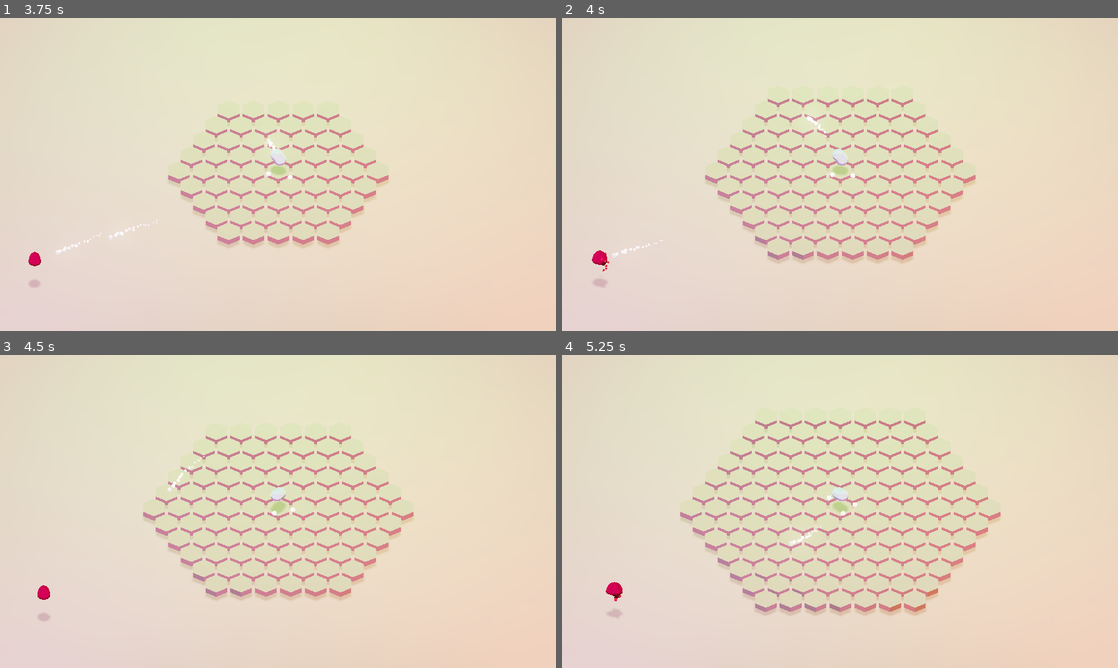
Above: before the commit, frames 1-4 (two rows, left to right).
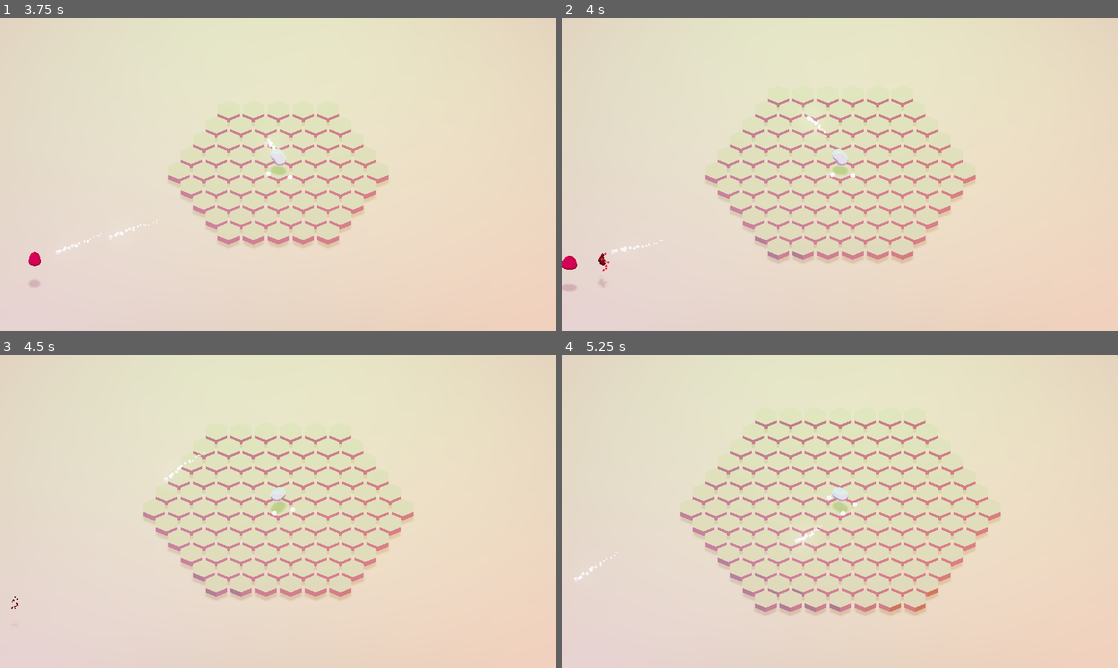
Above: after the commit, the same moments.

Repository: Trixxo/3dpix
Game: Godot game, scene res://Main.tscn
The game is run twice, just before and just after one commit, with the same random seed, the same clock (stepped at 60 frames per second) and the same inputs.
Inputs (mouse positions are in pixels of both pictures, inside the frame that each line leads up to):
- Up to frame 1 (3.75 s): tap Enter at 0.5 s; move the mouse to (400, 158) at 0.52 s; press the mouse at (400, 158) at 0.53 s; tap Space at 0.77, 1.52, 3.02 s; move the mouse to (166, 190) at 1.27 s; release the mouse at (166, 190) at 1.28 s; click (166, 190) at 1.35 s; move the mouse to (333, 105) at 2.02 s; press the mouse at (333, 105) at 2.03 s; move the mouse to (250, 237) at 2.77 s; release the mouse at (250, 237) at 2.78 s; click (250, 237) at 2.85 s; move the mouse to (444, 221) at 3.52 s; press the mouse at (444, 221) at 3.53 s
- Up to frame 2 (4 s): tap Space at 3.77 s
- Up to frame 3 (4.5 s): move the mouse to (111, 464) at 4.27 s; release the mouse at (111, 464) at 4.28 s; click (111, 464) at 4.35 s
- Up to frame 4 (5.25 s): tap Space at 4.52 s; move the mouse to (867, 511) at 5.02 s; press the mouse at (867, 511) at 5.03 s

Frame 1 is identical in both runs. In frame 2, 0.3% of the frame differs, in the area x 0-47%, y 31-88%; in frame 3, 0.2%; in frame 4, 0.3%.

Commit message:
add knockback tower

Diff:
--- a/GlobalVars.gd
+++ b/GlobalVars.gd
@@ -1,16 +1,22 @@
 extends Node
-
-var attack_speed = 1.0 setget set_attack_speed
 
 var enemy_health = 5 setget set_enemy_health
 
+# projectile related
+var attack_speed = 1.0 setget set_attack_speed
 var projectile_damage = 1 setget set_projectile_damage
+var knockback_force = 5.0 setget set_knockback_force
 
+# experience
 var experience = 0 setget set_experience
-
 var experience_sentinels = 1 setget set_experience_sentinels
 
+
 signal update
+
+func set_knockback_force(val):
+    knockback_force = val
+    emit_signal("update")
 
 func set_attack_speed(val):
     attack_speed = val
--- a/Projectile/Projectile.gd
+++ b/Projectile/Projectile.gd
@@ -48,6 +48,9 @@
     sphere_explosion.get_node("Particles2").emitting = true
     var vec_to_target = target.global_transform.origin - global_transform.origin
     sphere_explosion.rotate_object_local(Vector3(0, 1, 0), atan2(vec_to_target.z, -vec_to_target.x))
+
+    var knockback_dir = Vector3(vec_to_target.x, 0, vec_to_target.z).normalized()
+    target.global_transform.origin += (knockback_dir * GlobalVars.knockback_force)
     if target.health <= 0:
         var experience = experience_scene.instance()
         experience.transform = target.transform
--- a/ToonMat.tres
+++ b/ToonMat.tres
@@ -2,7 +2,6 @@
 
 [resource]
 resource_local_to_scene = true
-flags_transparent = true
 params_diffuse_mode = 4
 params_specular_mode = 3
 albedo_color = Color( 0.964706, 0.470588, 0.780392, 1 )
--- a/Tower/CubeTower.tscn
+++ b/Tower/CubeTower.tscn
@@ -4,7 +4,6 @@
 
 [sub_resource type="SpatialMaterial" id=2]
 resource_local_to_scene = true
-flags_transparent = true
 params_diffuse_mode = 4
 params_specular_mode = 3
 albedo_color = Color( 0.964706, 0.470588, 0.780392, 1 )
--- a/Tower/Towers.gd
+++ b/Tower/Towers.gd
@@ -3,7 +3,8 @@
 enum Type {
     Prism,
     Cube,
-    ThreeSpheres
+    ThreeSpheres,
+    Weight
 }
 
 static func scene_for_tower(tower_type) -> Resource:
@@ -14,6 +15,8 @@
             return preload("res://Tower/PrismTower.tscn")
         Type.ThreeSpheres:
             return preload("res://Tower/ThreeSpheresTower.tscn")
+        Type.Weight:
+            return preload("res://Tower/WeightTower.tscn")
 
     printerr("No scene for tower type defined: ", tower_type)
     return null
@@ -26,12 +29,11 @@
     match tower_type:
         Type.Cube:
             GlobalVars.projectile_damage += 0.2
-            return
         Type.Prism:
             GlobalVars.attack_speed += 0.2
-            return
         Type.ThreeSpheres:
             GlobalVars.experience_sentinels += 1
-            return
-
-    printerr("No effect for tower type defined: ", tower_type)
+        Type.Weight:
+            GlobalVars.knockback_force += 1.0
+        _:
+            printerr("No effect for tower type defined: ", tower_type)
--- /dev/null
+++ b/Tower/WeightTower.tscn
@@ -0,0 +1,33 @@
+[gd_scene load_steps=5 format=2]
+
+[ext_resource path="res://Tower/Tower.gd" type="Script" id=1]
+
+[sub_resource type="SpatialMaterial" id=3]
+resource_local_to_scene = true
+params_diffuse_mode = 4
+params_specular_mode = 3
+albedo_color = Color( 0.862745, 0.156863, 0.337255, 1 )
+roughness = 0.0
+
+[sub_resource type="CubeMesh" id=1]
+material = SubResource( 3 )
+size = Vector3( 0.6, 0.3, 0.3 )
+
+[sub_resource type="CubeMesh" id=2]
+material = SubResource( 3 )
+size = Vector3( 0.3, 1, 1 )
+
+[node name="Prism" type="MeshInstance"]
+mesh = SubResource( 1 )
+material/0 = null
+script = ExtResource( 1 )
+
+[node name="MeshInstance" type="MeshInstance" parent="."]
+transform = Transform( 1, 0, 0, 0, 1, 0, 0, 0, 1, -0.55, 0, 0 )
+mesh = SubResource( 2 )
+material/0 = null
+
+[node name="MeshInstance2" type="MeshInstance" parent="."]
+transform = Transform( 1, 0, 0, 0, 1, 0, 0, 0, 1, 0.55, 0, 0 )
+mesh = SubResource( 2 )
+material/0 = null
